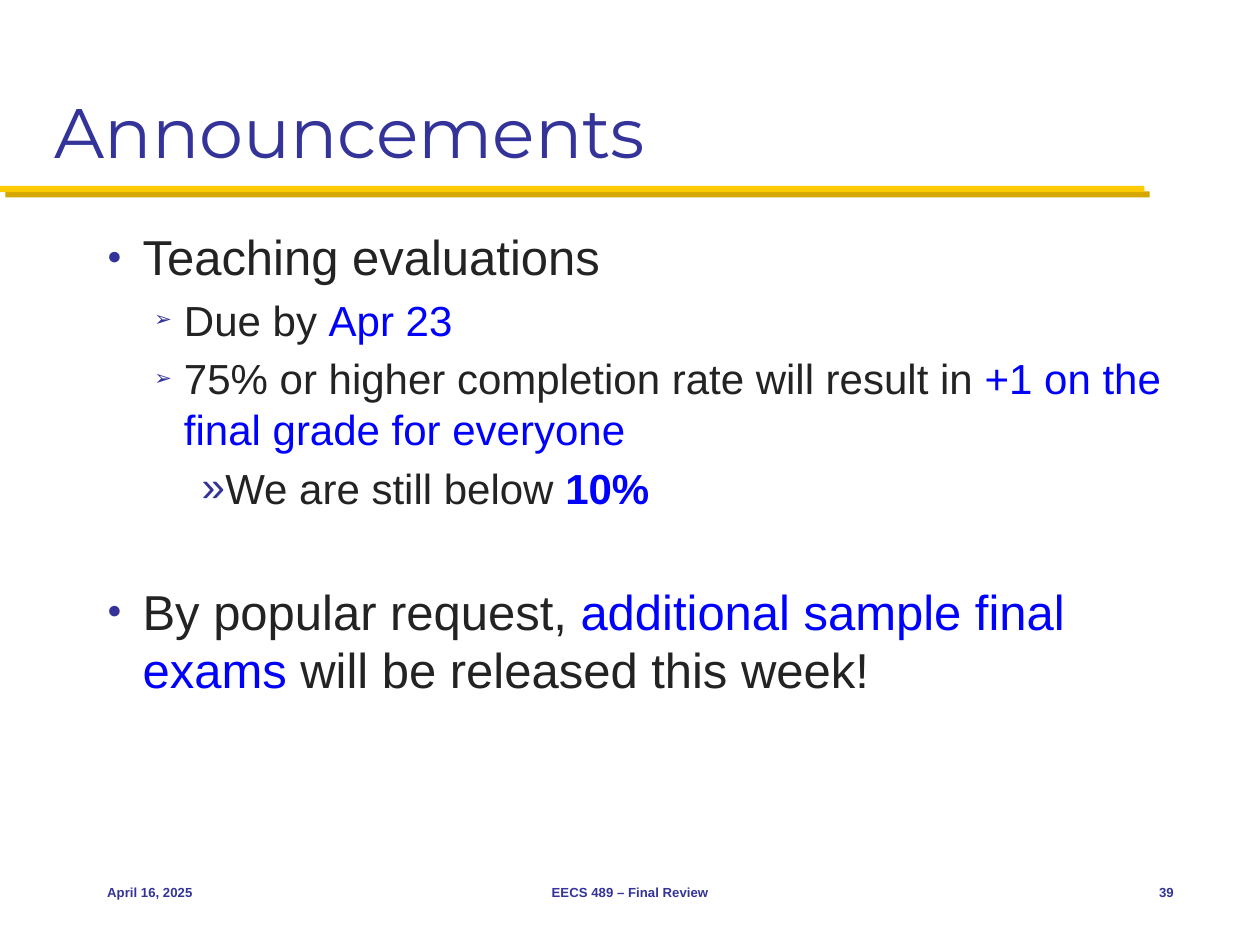
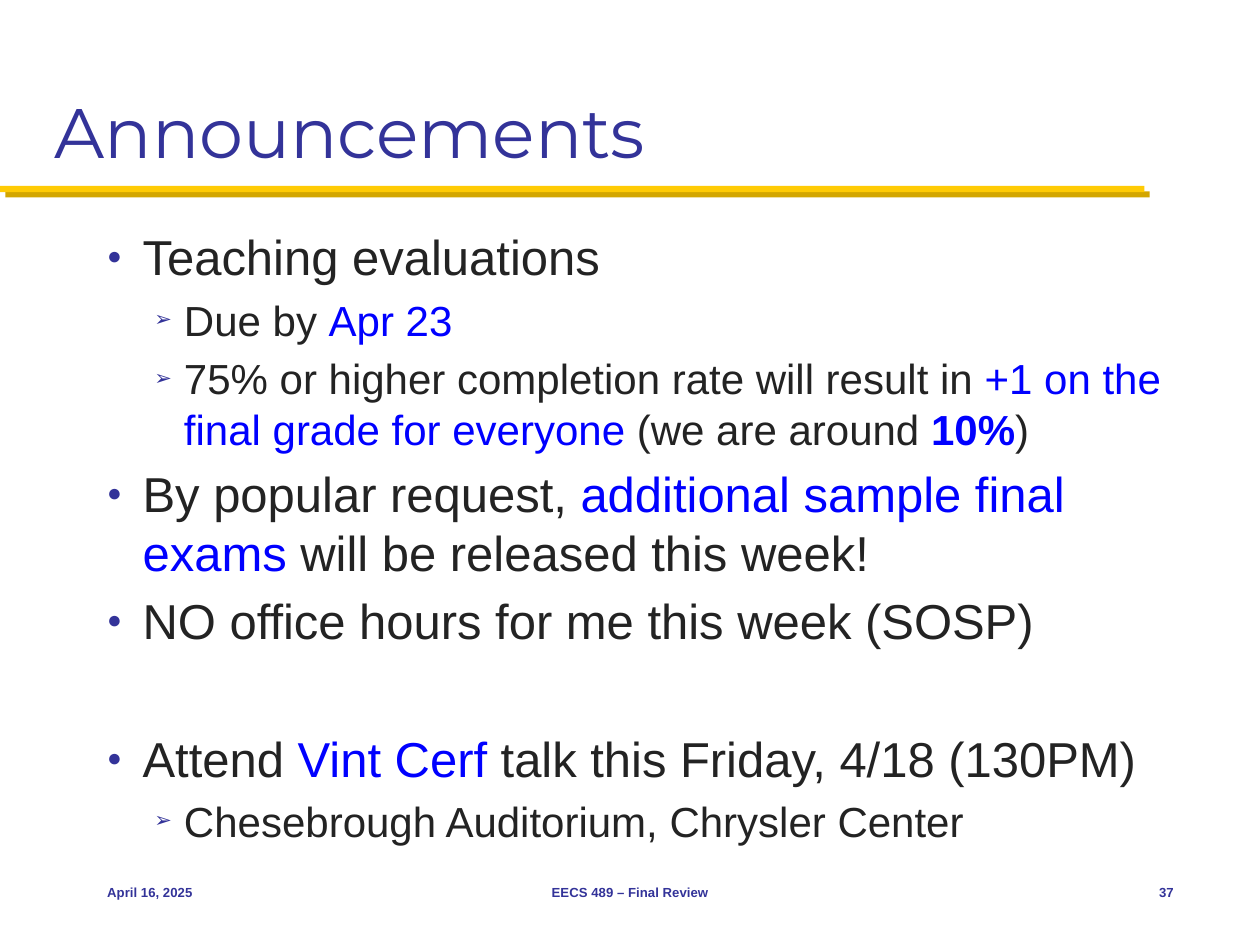
Before and after one commit to mosharaf/eecs489, a slide deck: slide 37 of Slides/041625.pptx (slide 39 before the commit). Drawn at 1260x945 pixels with LibreOffice and Linux fonts; fonts in the diff are those of the drawing. Boxes give left, top, right and bottom in pixels: in the first picture for what was removed or moved away, otherwise in the second. Text is boxed around its words. In the diff, an @@ line names an element or a change of style, - is before the commit and + after.

```diff
--- a/Slides/041625.pptx
+++ b/Slides/041625.pptx
@@ text at bbox=[184, 363, 1161, 453]: text changed @@
-  ➢ 75% or higher completion rate will result in +1 on the final grade for everyone
-    » We are still below 10%
+  ➢ 75% or higher completion rate will result in +1 on the final grade for everyone (we are around 10%)
@@ text at bbox=[143, 603, 1136, 845]: paragraphs added @@
+● NO office hours for me this week (SOSP)
+● Attend Vint Cerf talk this Friday, 4/18 (130PM)
+  ➢ Chesebrough Auditorium, Chrysler Center
@@ page number at bbox=[1159, 888, 1174, 897]: text changed @@
-39
+37
```
Also in this commit, not shown: 5 other slides changed, 3 slides removed, 1 other file.
